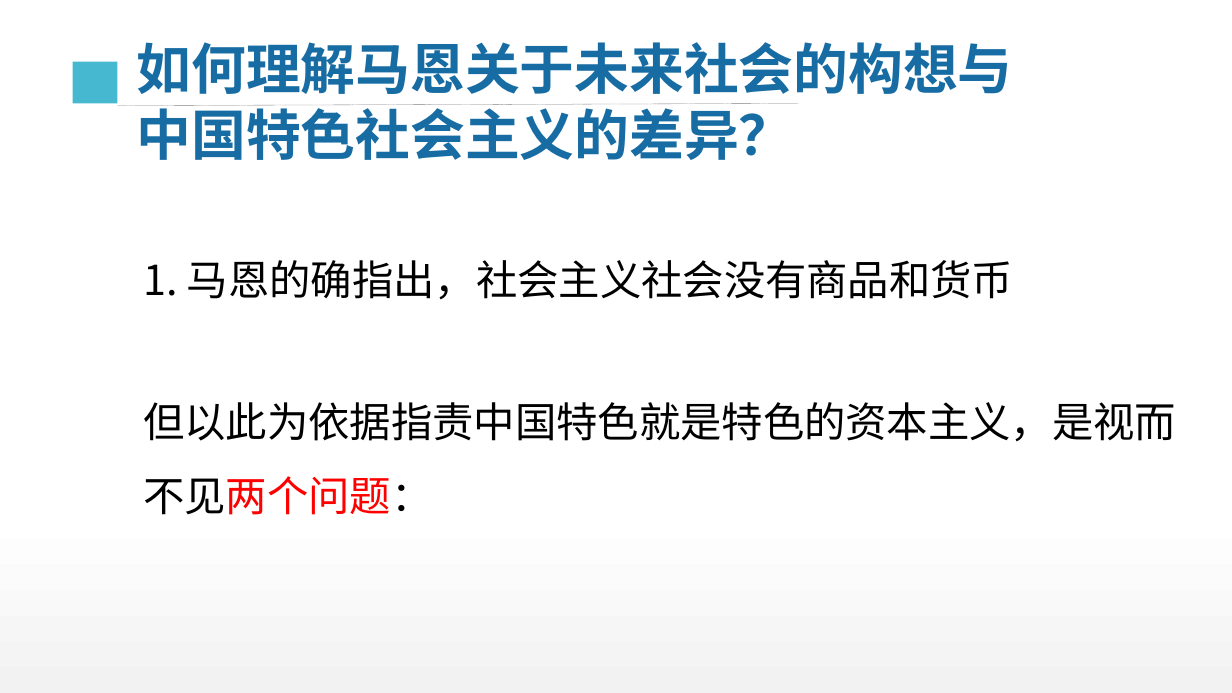
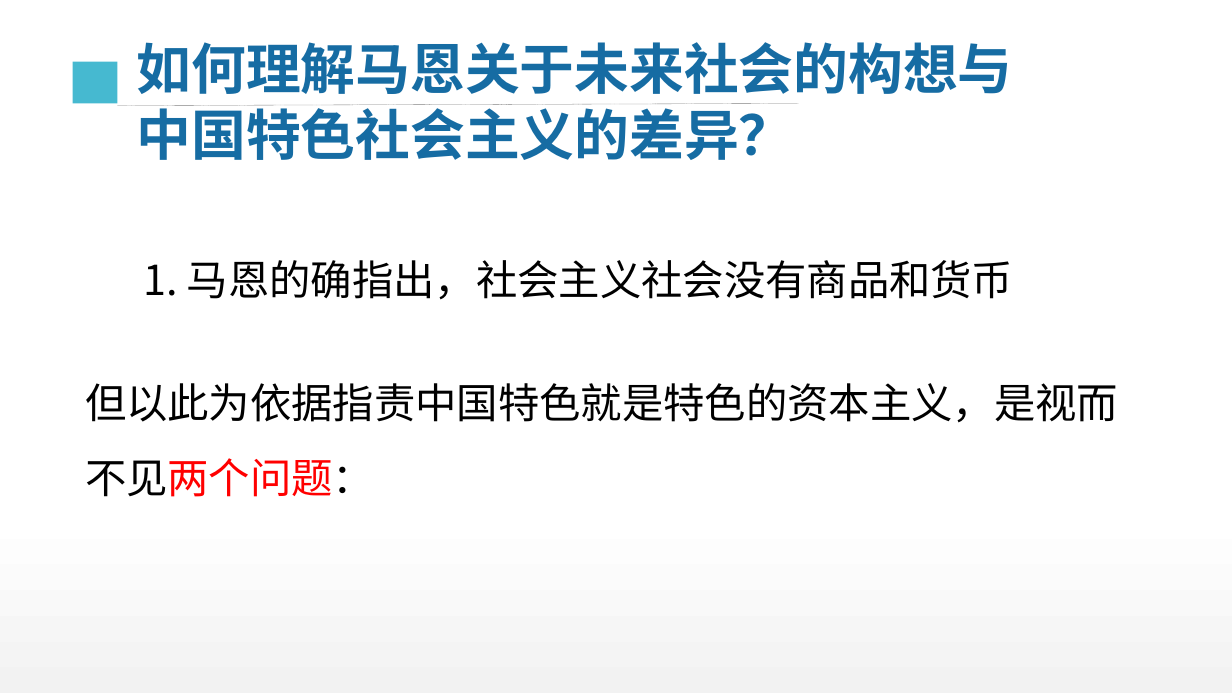
Before and after one commit to DO-MINATOR/buaa, a slide deck: slide 24 of 中特/复习ppt/刘娜娜-绪论.pptx (slide 27 before the commit). Drawn at 1232x693 pixels with LibreOffice and Linux fonts; fonts in the diff are those of the drawing. Boxes give left, top, right and bottom in pixels: in the first picture for what was removed or moved away, otherwise in the second. Text is boxed around its words. In the diff, an @@ line names an element or a change of style, - is before the commit and + after.

```diff
--- a/中特/复习ppt/刘娜娜-绪论.pptx
+++ b/中特/复习ppt/刘娜娜-绪论.pptx
@@ text "但以此为依据指责中国特色就是特色的资本主义，是视而不见两个问题：" moved from (x1=143, y1=402, x2=1176, y2=515) to (x1=85, y1=383, x2=1118, y2=497) @@
```
Also in this commit, not shown: 8 other slides changed, 3 slides removed, 5 other files.
